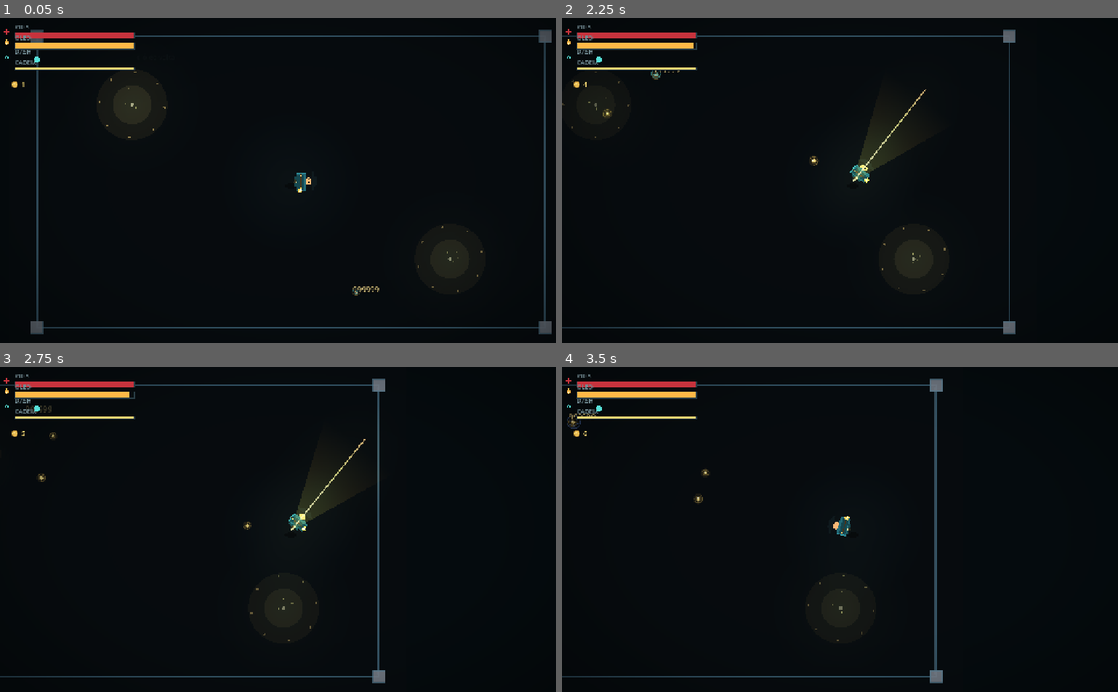
Above: before the commit, frames 1-4 (two rows, left to right).
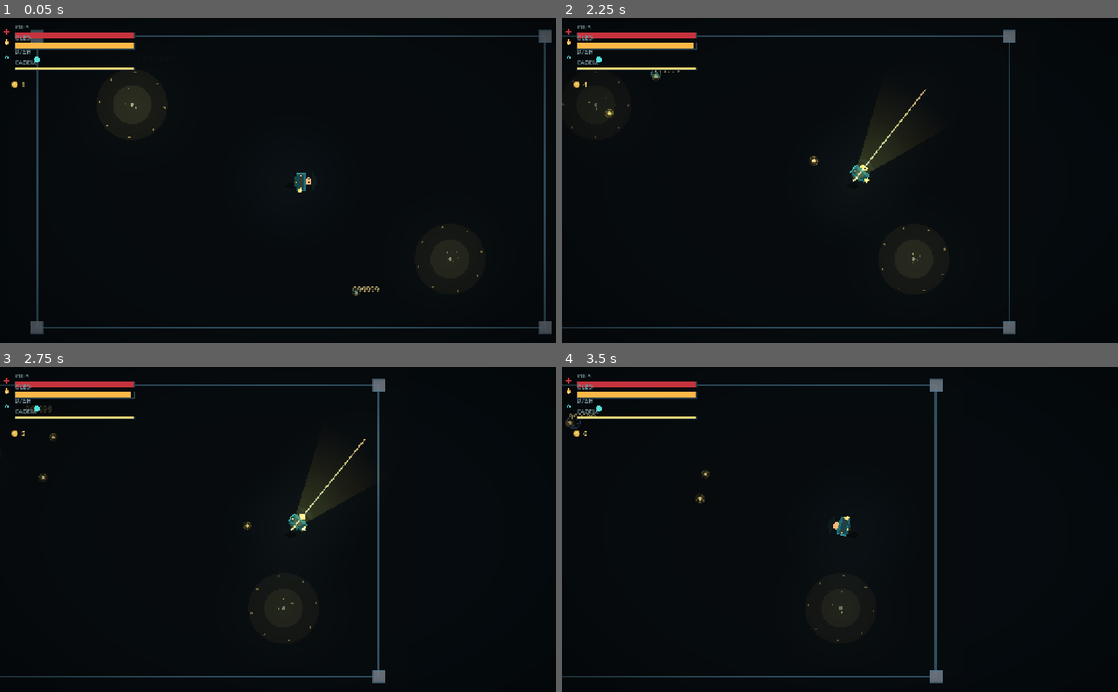
Above: after the commit, the same moments.

Repository: LittleCrow-00/AI_GAME_STUDIO
Game: Godot game, scene res://tests/run_test.tscn
Same seed, same stepped clock (60 frames per second), same inputs: the game is played once before the commit and once after it. This scene is started directly instead of the project's main scene.
Inputs (mouse positions are in pixels of both pictures, inside the frame that each line leads up to):
- Up to frame 1 (0.05 s): no input
- Up to frame 2 (2.25 s): tap Enter at 0.5 s; move the mouse to (979, 164) at 0.52 s; hold D (move_right) 0.53-1.25 s; tap Shift (dash) at 0.6 s; click (979, 164) at 0.67 s; tap Space at 0.77 s; drag from (734, 196) to (823, 245) at 1.27 s; move the mouse to (912, 109) at 2.02 s; press the mouse at (912, 109) at 2.03 s; hold D (move_right) from 2.03 s (still down)
- Up to frame 3 (2.75 s): keep holding D (move_right); tap Shift (dash) at 2.3 s
- Up to frame 4 (3.5 s): release D (move_right) at 2.75 s; release the mouse at (912, 458) at 2.75 s; drag from (823, 594) to (678, 480) at 2.77 s

Frame 1 is identical in both runs. In frame 2, less than 0.1% of the frame differs, in the area x 7-47%, y 16-45%; in frame 3, less than 0.1%; in frame 4, less than 0.1%, in the area x 0-27%, y 15-42%.

Commit message:
feat(audio): novos efeitos, variacao de pitch e ganchos
- gen_audio: item, synergy, boss, death, ui_move, ui_confirm, unlock
- AudioService.play ganha variacao de pitch (hit/kill/pickup/dash)
- Ganchos: boss spawn/death, morte do jogador, item e sinergia
- SignalBus: item_collected e synergy_changed (Inventory emite)
- UI do titulo: move, confirma e compra com som
- Testes: smoke 104/104, run_test 7/7

Diff:
--- a/autoload/audio_service.gd
+++ b/autoload/audio_service.gd
@@ -12,6 +12,13 @@
 	&"hurt": preload("res://assets/audio/hurt.wav"),
 	&"dry": preload("res://assets/audio/dry.wav"),
 	&"farol": preload("res://assets/audio/farol.wav"),
+	&"item": preload("res://assets/audio/item.wav"),
+	&"synergy": preload("res://assets/audio/synergy.wav"),
+	&"boss": preload("res://assets/audio/boss.wav"),
+	&"death": preload("res://assets/audio/death.wav"),
+	&"ui_move": preload("res://assets/audio/ui_move.wav"),
+	&"ui_confirm": preload("res://assets/audio/ui_confirm.wav"),
+	&"unlock": preload("res://assets/audio/unlock.wav"),
 	&"drone": preload("res://assets/audio/drone.wav"),
 }
 
@@ -39,6 +46,11 @@
 	SignalBus.dash_charges_changed.connect(_on_dash_charges_changed)
 	SignalBus.threshold_reached.connect(_on_threshold_reached)
 	SignalBus.farol_lit.connect(_on_farol_lit)
+	SignalBus.boss_spawned.connect(_on_boss_spawned)
+	SignalBus.boss_defeated.connect(_on_boss_defeated)
+	SignalBus.player_died.connect(_on_player_died)
+	SignalBus.item_collected.connect(_on_item_collected)
+	SignalBus.synergy_changed.connect(_on_synergy_changed)
 	set_muted(Settings.muted)
 
 
@@ -67,7 +79,7 @@
 	_drone.play()
 
 
-func _play(id: StringName, volume_db: float = -6.0) -> void:
+func _play(id: StringName, volume_db: float = -6.0, pitch_variation: float = 0.0) -> void:
 	if _muted or _players.is_empty():
 		return
 	var stream := SOUNDS.get(id) as AudioStream
@@ -77,7 +89,12 @@
 	_next_voice = (_next_voice + 1) % _players.size()
 	player.stream = stream
 	player.volume_db = volume_db
+	player.pitch_scale = 1.0 + randf_range(-pitch_variation, pitch_variation)
 	player.play()
+
+
+func play_ui(id: StringName) -> void:
+	_play(id, -12.0)
 
 
 func set_muted(value: bool) -> void:
@@ -94,15 +111,15 @@
 	if _hit_cooldown > 0.0:
 		return
 	_hit_cooldown = HIT_COOLDOWN
-	_play(&"hit", -13.0)
+	_play(&"hit", -13.0, 0.08)
 
 
 func _on_enemy_killed(_position: Vector2, _oil: float) -> void:
-	_play(&"kill", -9.0)
+	_play(&"kill", -9.0, 0.07)
 
 
 func _on_oil_pickup(_amount: float) -> void:
-	_play(&"pickup", -10.0)
+	_play(&"pickup", -10.0, 0.10)
 
 
 func _on_player_damaged(_amount: float, _position: Vector2) -> void:
@@ -115,7 +132,7 @@
 
 func _on_dash_charges_changed(current: int, _maximum: int) -> void:
 	if current < _last_dash_charges:
-		_play(&"dash", -9.0)
+		_play(&"dash", -9.0, 0.08)
 	_last_dash_charges = current
 
 
@@ -125,3 +142,28 @@
 
 func _on_farol_lit() -> void:
 	_play(&"farol", -4.0)
+
+func _on_boss_spawned(_boss: Node) -> void:
+	_play(&"boss", -3.0)
+
+
+func _on_boss_defeated() -> void:
+	_play(&"kill", -2.0, 0.03)
+	_play(&"farol", -6.0)
+
+
+func _on_player_died() -> void:
+	_play(&"death", -4.0)
+	if _drone != null:
+		_drone.volume_db = -34.0
+
+
+func _on_item_collected(_item: ItemData) -> void:
+	_play(&"item", -8.0, 0.05)
+
+
+func _on_synergy_changed(synergies: Array) -> void:
+	if synergies.is_empty():
+		return
+	_play(&"synergy", -6.0)
+	_play(&"unlock", -10.0)
--- a/autoload/signal_bus.gd
+++ b/autoload/signal_bus.gd
@@ -17,6 +17,8 @@
 signal boss_spawned(boss: Node)
 signal boss_health_changed(current: float, maximum: float)
 signal boss_defeated
+signal item_collected(item: ItemData)
+signal synergy_changed(synergies: Array)
 signal farol_lit
 
 # --- Jogador / recursos ---
--- a/resources/inventory.gd
+++ b/resources/inventory.gd
@@ -27,6 +27,7 @@
 
 var _items: Array[ItemData] = []
 var _stacks: Dictionary = {}
+var _synergies: Array[StringName] = []
 
 
 func add(item: ItemData) -> bool:
@@ -38,6 +39,7 @@
 	_stacks[item.id] = current + 1
 	if not _items.has(item):
 		_items.append(item)
+	SignalBus.item_collected.emit(item)
 	return true
 
 
@@ -143,6 +145,10 @@
 		"synergies": synergies,
 	}
 
+	if synergies != _synergies:
+		_synergies = synergies
+		SignalBus.synergy_changed.emit(synergies)
+
 
 func _modifier(
 	stat: StringName,
--- a/scripts/ui/title.gd
+++ b/scripts/ui/title.gd
@@ -122,9 +122,11 @@
 	match key.physical_keycode:
 		KEY_UP, KEY_W:
 			_selected = (_selected + _rows.size() - 1) % _rows.size()
+			AudioService.play_ui(&"ui_move")
 			_refresh()
 		KEY_DOWN, KEY_S:
 			_selected = (_selected + 1) % _rows.size()
+			AudioService.play_ui(&"ui_move")
 			_refresh()
 		KEY_ENTER, KEY_KP_ENTER, KEY_SPACE:
 			_activate(_selected)
@@ -143,6 +145,7 @@
 
 func _activate(index: int) -> void:
 	if index <= 0:
+		AudioService.play_ui(&"ui_confirm")
 		get_tree().change_scene_to_file(MAIN_SCENE)
 		return
 
@@ -150,6 +153,7 @@
 	if SaveSystem.has_unlock(unlock.id):
 		return
 	if SaveSystem.purchase(unlock.id):
+		AudioService.play_ui(&"unlock")
 		_refresh()
 
 
--- a/tests/smoke_test.gd
+++ b/tests/smoke_test.gd
@@ -540,7 +540,8 @@
 
 
 func _test_audio() -> void:
-	_check(AudioService.SOUNDS.size() == 8, "Audio: 8 efeitos carregados")
+	_check(AudioService.SOUNDS.size() == 15, "Audio: 15 efeitos carregados")
+	_check(AudioService.SOUNDS.has(&"item") and AudioService.SOUNDS.has(&"boss"), "Audio: efeitos novos presentes")
 	AudioService.set_muted(true)
 	_check(AudioService.is_muted(), "Audio: mute funciona")
 	AudioService.set_muted(false)
--- a/tools/gen_audio.gd
+++ b/tools/gen_audio.gd
@@ -24,8 +24,15 @@
 	_write("hurt", _hurt(0.24))
 	_write("dry", _noise_burst(0.05, 0.008, 0.9))
 	_write("farol", _bell(1.30, 392.0, 523.25))
-
-	print("AUDIO: %d arquivos em %s" % [8, OUT_DIR])
+	_write("item", _arpeggio(0.26, [523.25, 659.25, 880.0]))
+	_write("synergy", _chord(0.55, [261.63, 329.63, 392.0, 523.25]))
+	_write("boss", _growl(1.20))
+	_write("death", _fall(0.70))
+	_write("ui_move", _click(0.035, 1200.0))
+	_write("ui_confirm", _click(0.09, 660.0))
+	_write("unlock", _chord(0.70, [392.0, 493.88, 587.33]))
+
+	print("AUDIO: %d arquivos em %s" % [15, OUT_DIR])
 	quit()
 
 
@@ -125,6 +132,84 @@
 		var square := signf(sin(TAU * 110.0 * t))
 		lp = lerpf(lp, _rng(), 0.3)
 		samples[i] = (square * 0.22 + lp * 0.3) * env * 0.8
+	return samples
+
+
+func _arpeggio(seconds: float, notes: Array) -> PackedFloat32Array:
+	var total := _frames(seconds)
+	var samples := PackedFloat32Array()
+	samples.resize(total)
+	var step := seconds / float(maxi(1, notes.size()))
+	for i in range(total):
+		var t := float(i) / float(RATE)
+		var index := mini(notes.size() - 1, int(t / step))
+		var local_t := t - float(index) * step
+		var freq: float = notes[index]
+		var env := exp(-local_t / (step * 0.55)) * clampf(local_t / 0.004, 0.0, 1.0)
+		var tone := sin(TAU * freq * local_t) * 0.55
+		tone += sin(TAU * freq * 2.0 * local_t) * 0.16
+		samples[i] = tone * env * 0.7
+	return samples
+
+
+func _chord(seconds: float, notes: Array) -> PackedFloat32Array:
+	var total := _frames(seconds)
+	var samples := PackedFloat32Array()
+	samples.resize(total)
+	for i in range(total):
+		var t := float(i) / float(RATE)
+		var attack := clampf(t / 0.01, 0.0, 1.0)
+		var env := exp(-t / (seconds * 0.42)) * attack
+		var tone := 0.0
+		for freq in notes:
+			tone += sin(TAU * float(freq) * t) / float(maxi(1, notes.size()))
+		samples[i] = tone * env * 0.8
+	return samples
+
+
+func _growl(seconds: float) -> PackedFloat32Array:
+	var total := _frames(seconds)
+	var samples := PackedFloat32Array()
+	samples.resize(total)
+	var lp := 0.0
+	var phase := 0.0
+	for i in range(total):
+		var t := float(i) / float(RATE)
+		var progress := clampf(t / seconds, 0.0, 1.0)
+		var env := sin(progress * PI)
+		var freq := lerpf(58.0, 38.0, progress)
+		phase += TAU * freq / float(RATE)
+		var saw := fposmod(phase / TAU, 1.0) * 2.0 - 1.0
+		lp = lerpf(lp, _rng(), 0.08)
+		samples[i] = (saw * 0.35 + lp * 0.45 + sin(phase * 0.5) * 0.2) * env * 0.9
+	return samples
+
+
+func _fall(seconds: float) -> PackedFloat32Array:
+	var total := _frames(seconds)
+	var samples := PackedFloat32Array()
+	samples.resize(total)
+	var lp := 0.0
+	var phase := 0.0
+	for i in range(total):
+		var t := float(i) / float(RATE)
+		var progress := clampf(t / seconds, 0.0, 1.0)
+		var freq := lerpf(320.0, 48.0, progress * progress)
+		phase += TAU * freq / float(RATE)
+		var env := exp(-t / (seconds * 0.5))
+		lp = lerpf(lp, _rng(), 0.2)
+		samples[i] = (sin(phase) * 0.45 + lp * 0.3) * env * 0.85
+	return samples
+
+
+func _click(seconds: float, freq: float) -> PackedFloat32Array:
+	var total := _frames(seconds)
+	var samples := PackedFloat32Array()
+	samples.resize(total)
+	for i in range(total):
+		var t := float(i) / float(RATE)
+		var env := exp(-t / (seconds * 0.35))
+		samples[i] = sin(TAU * freq * t) * env * 0.5
 	return samples
 
 
Not shown, added: assets/audio/boss.wav.import
Not shown, added: assets/audio/death.wav.import
Not shown, added: assets/audio/item.wav.import
Not shown, added: assets/audio/synergy.wav.import
Not shown, added: assets/audio/ui_confirm.wav.import
Not shown, added: assets/audio/ui_move.wav.import
Not shown, added: assets/audio/unlock.wav.import
Not shown, added: assets/audio/boss.wav
Not shown, added: assets/audio/death.wav
Not shown, added: assets/audio/item.wav
Not shown, added: assets/audio/synergy.wav
Not shown, added: assets/audio/ui_confirm.wav
(and 4 more such lines)
